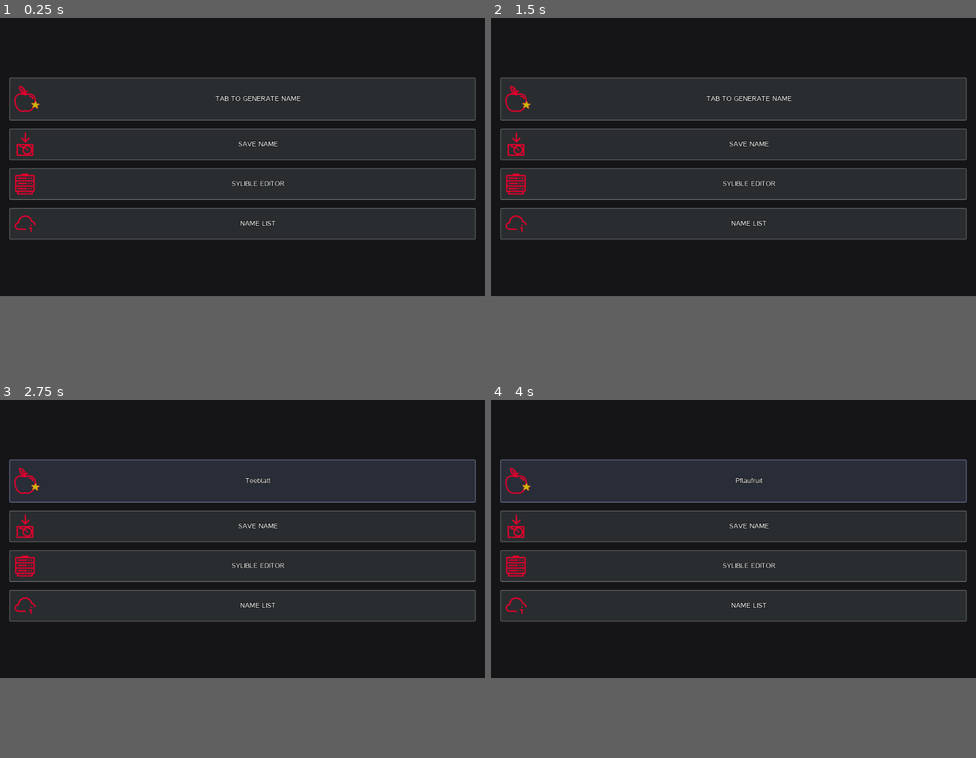
Above: before the commit, frames 1-4 (two rows, left to right).
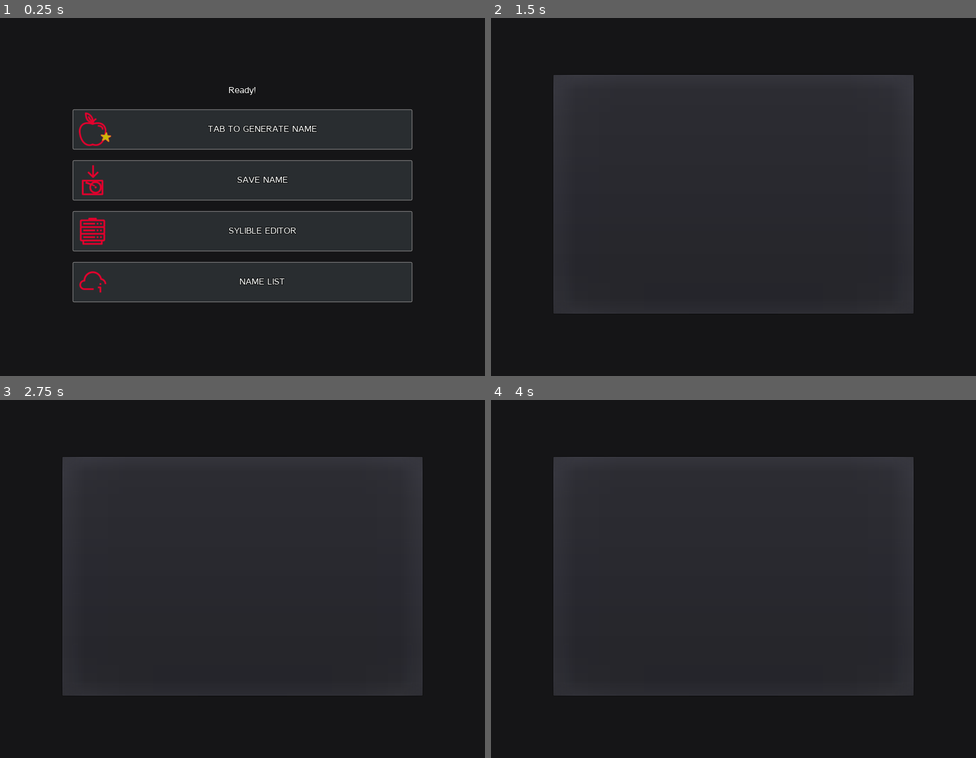
Above: after the commit, the same moments.

Repository: Deathking625/RandomFruitNameGenerator
Game: Godot game, scene res://Scenes/MainPage.tscn
The game is run twice, just before and just after one commit, with the same random seed, the same clock (stepped at 60 frames per second) and the same inputs.
Inputs (mouse positions are in pixels of both pictures, inside the frame that each line leads up to):
- Up to frame 1 (0.25 s): no input
- Up to frame 2 (1.5 s): click "NAME LIST" at 0.5 s; click (549, 39) at 1.25 s, where only the run before the commit has a clickable "Back"
- Up to frame 3 (2.75 s): click "TAB TO GENERATE NAME" at 2 s
- Up to frame 4 (4 s): click "Teeblatt" (after the commit: "TAB TO GENERATE NAME") at 2.75 s; click "Jonaber" (after the commit: "TAB TO GENERATE NAME") at 3.5 s
In our replay, the window is 800x468 before the commit and 800x600 after it. These sizes can differ from the game's own. Grey fills any space a smaller window leaves; there, only what the larger window draws over its background counts as a difference.

The runs differ from the first frame. In frame 1, 33% of the frame differs, in the area x 1-99%, y 16-80%; in frame 2, 16%; in frame 3, 16%; in frame 4, 16%.

Commit message:
Smal changes

Diff:
--- a/Scenes/Editor.tscn
+++ /dev/null
@@ -1,17 +0,0 @@
-[gd_scene load_steps=2 format=2]
-
-[ext_resource path="res://theme/DarkTheme.tres" type="Theme" id=3]
-
-[node name="Editor" type="Control"]
-anchor_right = 1.0
-anchor_bottom = 1.0
-theme = ExtResource( 3 )
-
-[node name="HBoxContainer" type="HBoxContainer" parent="."]
-anchor_right = 1.0
-anchor_bottom = 1.0
-margin_left = 20.0
-margin_top = 20.0
-margin_right = -20.0
-margin_bottom = -20.0
-rect_pivot_offset = Vector2( -312, -70 )
--- a/Scenes/MainPage.tscn
+++ b/Scenes/MainPage.tscn
@@ -6,6 +6,7 @@
 [ext_resource path="res://Icons/New.png" type="Texture" id=4]
 [ext_resource path="res://Icons64x64/Server2.png" type="Texture" id=5]
 [ext_resource path="res://theme/DarkTheme.tres" type="Theme" id=6]
+[ext_resource path="res://Scenes/NameList.tscn" type="PackedScene" id=7]
 
 [node name="MainPage" type="Control"]
 anchor_right = 1.0
@@ -14,88 +15,96 @@
 script = ExtResource( 2 )
 
 [node name="VBoxContainer" type="VBoxContainer" parent="."]
-anchor_right = 1.0
-anchor_bottom = 1.0
-margin_left = 20.0
-margin_top = 20.0
-margin_right = -20.0
-margin_bottom = -20.0
+anchor_left = 0.5
+anchor_top = 0.5
+anchor_right = 0.5
+anchor_bottom = 0.5
+margin_left = -280.0
+margin_top = -180.5
+margin_right = 280.0
+margin_bottom = 180.5
+rect_min_size = Vector2( 560, 360 )
 alignment = 1
 
 [node name="TitleText" type="Label" parent="VBoxContainer"]
-margin_right = 984.0
-margin_bottom = 100.0
-rect_min_size = Vector2( 0, 100 )
+margin_top = 2.0
+margin_right = 560.0
+margin_bottom = 22.0
+rect_min_size = Vector2( 0, 20 )
+text = "Ready!"
 align = 1
 
 [node name="Space6" type="ColorRect" parent="VBoxContainer"]
-margin_top = 104.0
-margin_right = 984.0
-margin_bottom = 114.0
+margin_top = 26.0
+margin_right = 560.0
+margin_bottom = 36.0
 rect_min_size = Vector2( 0, 10 )
 color = Color( 1, 1, 1, 0 )
 
 [node name="NameButton" type="Button" parent="VBoxContainer"]
-margin_top = 118.0
-margin_right = 984.0
-margin_bottom = 208.0
-rect_min_size = Vector2( 400, 90 )
+margin_top = 40.0
+margin_right = 560.0
+margin_bottom = 106.0
+rect_min_size = Vector2( 400, 50 )
 text = "TAB TO GENERATE NAME"
 icon = ExtResource( 4 )
 clip_text = true
 
 [node name="Space5" type="ColorRect" parent="VBoxContainer"]
-margin_top = 212.0
-margin_right = 984.0
-margin_bottom = 222.0
+margin_top = 110.0
+margin_right = 560.0
+margin_bottom = 120.0
 rect_min_size = Vector2( 0, 10 )
 color = Color( 1, 1, 1, 0 )
 
 [node name="SaveButton" type="Button" parent="VBoxContainer"]
-margin_top = 226.0
-margin_right = 984.0
-margin_bottom = 292.0
+margin_top = 124.0
+margin_right = 560.0
+margin_bottom = 190.0
 rect_min_size = Vector2( 400, 50 )
 theme = ExtResource( 6 )
 text = "SAVE NAME"
 icon = ExtResource( 3 )
 
 [node name="Space4" type="ColorRect" parent="VBoxContainer"]
-margin_top = 296.0
-margin_right = 984.0
-margin_bottom = 306.0
+margin_top = 194.0
+margin_right = 560.0
+margin_bottom = 204.0
 rect_min_size = Vector2( 0, 10 )
 color = Color( 1, 1, 1, 0 )
 
 [node name="SilibleEditorButton" type="Button" parent="VBoxContainer"]
-margin_top = 310.0
-margin_right = 984.0
-margin_bottom = 376.0
+margin_top = 208.0
+margin_right = 560.0
+margin_bottom = 274.0
 rect_min_size = Vector2( 400, 50 )
 text = "SYLIBLE EDITOR"
 icon = ExtResource( 5 )
 
 [node name="Space3" type="ColorRect" parent="VBoxContainer"]
-margin_top = 380.0
-margin_right = 984.0
-margin_bottom = 390.0
+margin_top = 278.0
+margin_right = 560.0
+margin_bottom = 288.0
 rect_min_size = Vector2( 0, 10 )
 color = Color( 1, 1, 1, 0 )
 
 [node name="NameListButton" type="Button" parent="VBoxContainer"]
-margin_top = 394.0
-margin_right = 984.0
-margin_bottom = 460.0
+margin_top = 292.0
+margin_right = 560.0
+margin_bottom = 358.0
 rect_min_size = Vector2( 400, 50 )
 text = "NAME LIST"
 icon = ExtResource( 1 )
 
-[node name="Space" type="ColorRect" parent="VBoxContainer"]
-margin_top = 464.0
-margin_right = 984.0
-margin_bottom = 614.0
-rect_min_size = Vector2( 0, 150 )
-color = Color( 1, 1, 1, 0 )
+[node name="NameList" parent="." instance=ExtResource( 7 )]
+anchor_left = 0.5
+anchor_top = 0.5
+anchor_right = 0.5
+anchor_bottom = 0.5
+margin_left = -300.0
+margin_top = -200.0
+margin_right = 300.0
+margin_bottom = 200.0
 
 [connection signal="button_down" from="VBoxContainer/NameButton" to="." method="_on_NameButton_button_down"]
 [connection signal="button_down" from="VBoxContainer/SaveButton" to="." method="_on_SaveButton_button_down"]
--- a/Scenes/NameList.tscn
+++ b/Scenes/NameList.tscn
@@ -1,61 +1,80 @@
-[gd_scene load_steps=4 format=2]
+[gd_scene load_steps=3 format=2]
 
-[ext_resource path="res://Icons64x64/Menu.png" type="Texture" id=1]
+[ext_resource path="res://Scripts/WindowDialogNameList.gd" type="Script" id=1]
 [ext_resource path="res://Scripts/NameList.gd" type="Script" id=2]
-[ext_resource path="res://theme/casper_dynamic_font.tres" type="DynamicFont" id=3]
 
-[node name="NameList" type="Control"]
+[node name="NameList" type="PopupMenu"]
 anchor_right = 1.0
 anchor_bottom = 1.0
 script = ExtResource( 2 )
 
 [node name="VBoxContainer" type="VBoxContainer" parent="."]
-anchor_right = 1.0
-anchor_bottom = 1.0
-margin_left = 20.0
-margin_top = 20.0
-margin_right = -20.0
-margin_bottom = -20.0
-
-[node name="HBoxContainer" type="HBoxContainer" parent="VBoxContainer"]
-margin_right = 984.0
-margin_bottom = 70.0
-
-[node name="BackButton" type="Button" parent="VBoxContainer/HBoxContainer"]
-margin_right = 200.0
-margin_bottom = 70.0
-rect_min_size = Vector2( 200, 70 )
-text = "Back"
-icon = ExtResource( 1 )
-
-[node name="Space2" type="ColorRect" parent="VBoxContainer/HBoxContainer"]
-margin_left = 204.0
-margin_right = 244.0
-margin_bottom = 70.0
-rect_min_size = Vector2( 40, 0 )
-color = Color( 1, 1, 1, 0 )
-
-[node name="Title" type="Label" parent="VBoxContainer/HBoxContainer"]
-margin_left = 248.0
-margin_top = 28.0
-margin_right = 323.0
-margin_bottom = 42.0
-custom_fonts/font = ExtResource( 3 )
-text = "NAME LIST"
-
-[node name="Space" type="ColorRect" parent="VBoxContainer"]
-margin_top = 74.0
-margin_right = 984.0
-margin_bottom = 94.0
-rect_min_size = Vector2( 0, 20 )
-color = Color( 1, 1, 1, 0 )
+anchor_left = 0.5
+anchor_top = 0.5
+anchor_right = 0.5
+anchor_bottom = 0.5
+margin_left = -300.0
+margin_top = -200.0
+margin_right = 300.0
+margin_bottom = 200.0
+rect_min_size = Vector2( 600, 400 )
 
 [node name="ScrollContainer" type="ScrollContainer" parent="VBoxContainer"]
-margin_top = 98.0
-margin_right = 984.0
-margin_bottom = 740.0
-rect_min_size = Vector2( 0, 642 )
+margin_right = 600.0
+margin_bottom = 400.0
+rect_min_size = Vector2( 600, 400 )
 
 [node name="VBoxContainer" type="VBoxContainer" parent="VBoxContainer/ScrollContainer"]
 
-[connection signal="button_down" from="VBoxContainer/HBoxContainer/BackButton" to="." method="_on_BackButton_button_down"]
+[node name="WindowDialog" type="WindowDialog" parent="."]
+visible = true
+margin_left = 344.0
+margin_top = 213.0
+margin_right = 574.0
+margin_bottom = 313.0
+popup_exclusive = true
+window_title = "None"
+script = ExtResource( 1 )
+
+[node name="VBoxContainer" type="VBoxContainer" parent="WindowDialog"]
+anchor_right = 1.0
+anchor_bottom = 1.0
+alignment = 1
+
+[node name="TextLabel" type="Label" parent="WindowDialog/VBoxContainer"]
+margin_top = 10.0
+margin_right = 230.0
+margin_bottom = 60.0
+rect_min_size = Vector2( 0, 50 )
+text = "NO NAME
+Please cancle!"
+align = 1
+
+[node name="HBoxContainer" type="HBoxContainer" parent="WindowDialog/VBoxContainer"]
+margin_top = 64.0
+margin_right = 230.0
+margin_bottom = 89.0
+alignment = 1
+
+[node name="ButtonOpen" type="Button" parent="WindowDialog/VBoxContainer/HBoxContainer"]
+margin_left = 33.0
+margin_right = 80.0
+margin_bottom = 25.0
+rect_min_size = Vector2( 0, 25 )
+text = "Open"
+
+[node name="ButtonDelete" type="Button" parent="WindowDialog/VBoxContainer/HBoxContainer"]
+margin_left = 84.0
+margin_right = 139.0
+margin_bottom = 25.0
+text = "Delete"
+
+[node name="ButtonCancle" type="Button" parent="WindowDialog/VBoxContainer/HBoxContainer"]
+margin_left = 143.0
+margin_right = 197.0
+margin_bottom = 25.0
+text = "Cancle"
+
+[connection signal="button_down" from="WindowDialog/VBoxContainer/HBoxContainer/ButtonOpen" to="WindowDialog" method="_on_ButtonOpen_button_down"]
+[connection signal="button_down" from="WindowDialog/VBoxContainer/HBoxContainer/ButtonDelete" to="WindowDialog" method="_on_ButtonDelete_button_down"]
+[connection signal="button_down" from="WindowDialog/VBoxContainer/HBoxContainer/ButtonCancle" to="WindowDialog" method="_on_ButtonCancle_button_down"]
--- a/Scenes/PlantViewer.tscn
+++ b/Scenes/PlantViewer.tscn
@@ -1,12 +1,19 @@
-[gd_scene load_steps=4 format=2]
+[gd_scene load_steps=3 format=2]
 
 [ext_resource path="res://Scripts/PlantViewer.gd" type="Script" id=1]
-[ext_resource path="res://Icons64x64/Cloud_Info.png" type="Texture" id=2]
 [ext_resource path="res://theme/casper_dynamic_font.tres" type="DynamicFont" id=3]
 
-[node name="PlantViewer" type="Control"]
-anchor_right = 1.0
-anchor_bottom = 1.0
+[node name="PlantViewer" type="WindowDialog"]
+visible = true
+anchor_left = 0.5
+anchor_top = 0.5
+anchor_right = 0.5
+anchor_bottom = 0.5
+margin_left = -300.0
+margin_top = -200.0
+margin_right = 300.0
+margin_bottom = 200.0
+window_title = "PLANT VIEWER"
 script = ExtResource( 1 )
 
 [node name="VBoxContainer" type="VBoxContainer" parent="."]
@@ -17,45 +24,16 @@
 margin_right = -20.0
 margin_bottom = -20.0
 
-[node name="HBoxContainer" type="HBoxContainer" parent="VBoxContainer"]
-margin_right = 984.0
-margin_bottom = 70.0
-
-[node name="BackButton" type="Button" parent="VBoxContainer/HBoxContainer"]
-margin_right = 200.0
-margin_bottom = 70.0
-rect_min_size = Vector2( 200, 70 )
-text = "Back"
-icon = ExtResource( 2 )
-
-[node name="Space2" type="ColorRect" parent="VBoxContainer/HBoxContainer"]
-margin_left = 204.0
-margin_right = 214.0
-margin_bottom = 70.0
-rect_min_size = Vector2( 10, 0 )
-color = Color( 1, 1, 1, 0 )
-
-[node name="Title" type="Label" parent="VBoxContainer/HBoxContainer"]
-margin_left = 218.0
-margin_top = 28.0
-margin_right = 324.0
-margin_bottom = 42.0
-custom_fonts/font = ExtResource( 3 )
-text = "PLANT VIEWER"
-
 [node name="Space" type="ColorRect" parent="VBoxContainer"]
-margin_top = 74.0
-margin_right = 984.0
-margin_bottom = 94.0
+margin_right = 560.0
+margin_bottom = 20.0
 rect_min_size = Vector2( 0, 20 )
 color = Color( 1, 1, 1, 0 )
 
 [node name="Label" type="Label" parent="VBoxContainer"]
-margin_top = 98.0
-margin_right = 984.0
-margin_bottom = 112.0
+margin_top = 24.0
+margin_right = 560.0
+margin_bottom = 38.0
 custom_fonts/font = ExtResource( 3 )
 text = "ERROR"
 align = 1
-
-[connection signal="button_down" from="VBoxContainer/HBoxContainer/BackButton" to="." method="_on_BackButton_button_down"]
--- a/Scripts/MainPage.gd
+++ b/Scripts/MainPage.gd
@@ -7,6 +7,7 @@
 onready var name_button = $VBoxContainer/NameButton
 onready var title_text = $VBoxContainer/TitleText
 onready var rng = RandomNumberGenerator.new()
+onready var name_list_window = $NameList
 
 
 func generator():
@@ -50,5 +51,4 @@
 
 
 func _on_NameListButton_button_down():
-# warning-ignore:return_value_discarded
-	get_tree().change_scene("res://Scenes/NameList.tscn")
+	name_list_window.show()
--- a/Scripts/NameList.gd
+++ b/Scripts/NameList.gd
@@ -1,11 +1,17 @@
-extends Control
+extends PopupMenu
 
 var group = preload("res://NameListButtonGroup.tres")
-var name_list = ProgrammManager.get_name_list()
+var name_list
 
 onready var scroll_container = $VBoxContainer/ScrollContainer/VBoxContainer
+onready var window_dialog = $WindowDialog
 
 func _ready():
+	draw_buttons()
+
+
+func draw_buttons():
+	name_list = ProgrammManager.get_name_list()
 	for i in range(0,scroll_container.get_child_count()):
 		scroll_container.get_child(i).queue_free()
 	for i in range(0, name_list.size()):
@@ -25,10 +31,7 @@
 
 func _on_button_down():
 	ProgrammManager.name_list_pressed_name = group.get_pressed_button().name
+	window_dialog.window_title = ProgrammManager.name_list_pressed_name
+	window_dialog.show()
 # warning-ignore:return_value_discarded
-	get_tree().change_scene("res://Scenes/PlantViewer.tscn")
-
-
-func _on_BackButton_button_down():
-# warning-ignore:return_value_discarded
-	get_tree().change_scene("res://Scenes/MainPage.tscn")
+	#get_tree().change_scene("res://Scenes/PlantViewer.tscn")
--- a/Scripts/PlantViewer.gd
+++ b/Scripts/PlantViewer.gd
@@ -9,12 +9,3 @@
 
 func _ready():
 	label.text = plant_name
-
-
-func display_plant():
-	pass
-
-
-func _on_BackButton_button_down():
-# warning-ignore:return_value_discarded
-	get_tree().change_scene("res://Scenes/NameList.tscn")
--- /dev/null
+++ b/Scripts/WindowDialogNameList.gd
@@ -0,0 +1,18 @@
+extends WindowDialog
+
+
+func _on_ButtonOpen_button_down():
+	pass # Replace with function body.
+
+
+func _on_ButtonDelete_button_down():
+	var dir = Directory.new()
+	var plant_name = ProgrammManager.name_list_pressed_name
+	var file_path = "user://Plants/" + plant_name + ".tres"
+	dir.remove(file_path)
+	get_parent().draw_buttons()
+	hide()
+
+
+func _on_ButtonCancle_button_down():
+	hide()
--- a/project.godot
+++ b/project.godot
@@ -37,6 +37,7 @@
 
 [display]
 
+window/size/width=800
 window/handheld/orientation="portrait"
 window/stretch/aspect="keep_height"
 
Not shown: 1 places in Scenes/MainPage.tscn that only renumber resources
